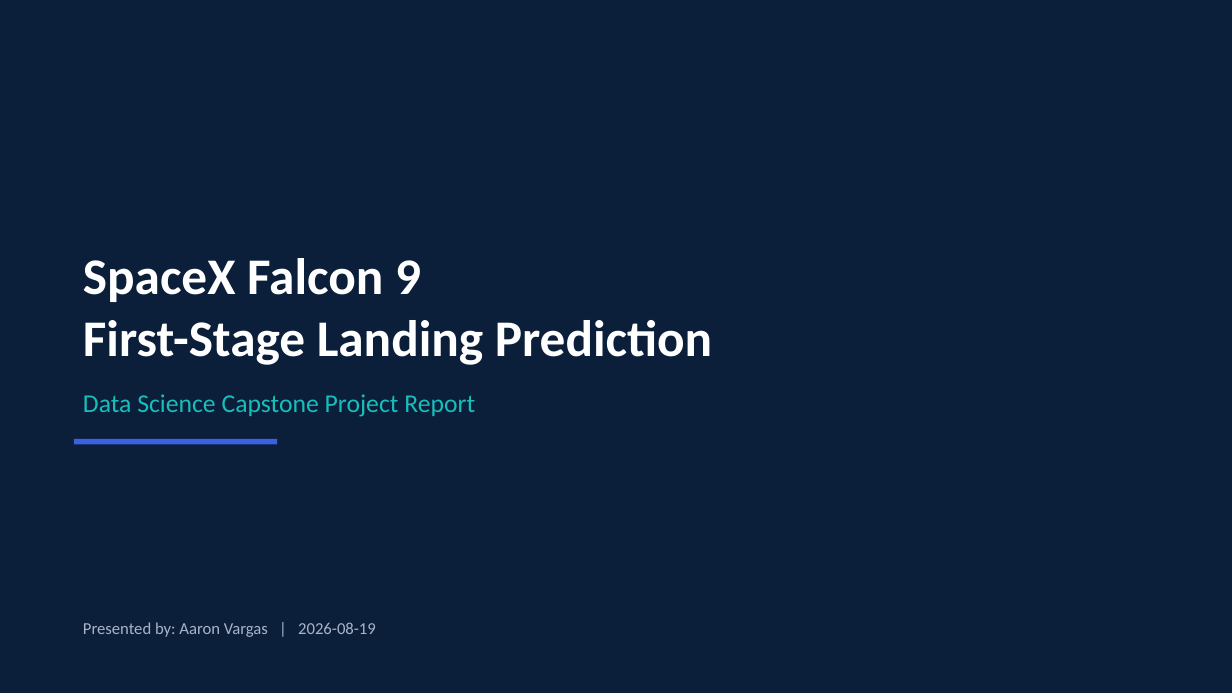
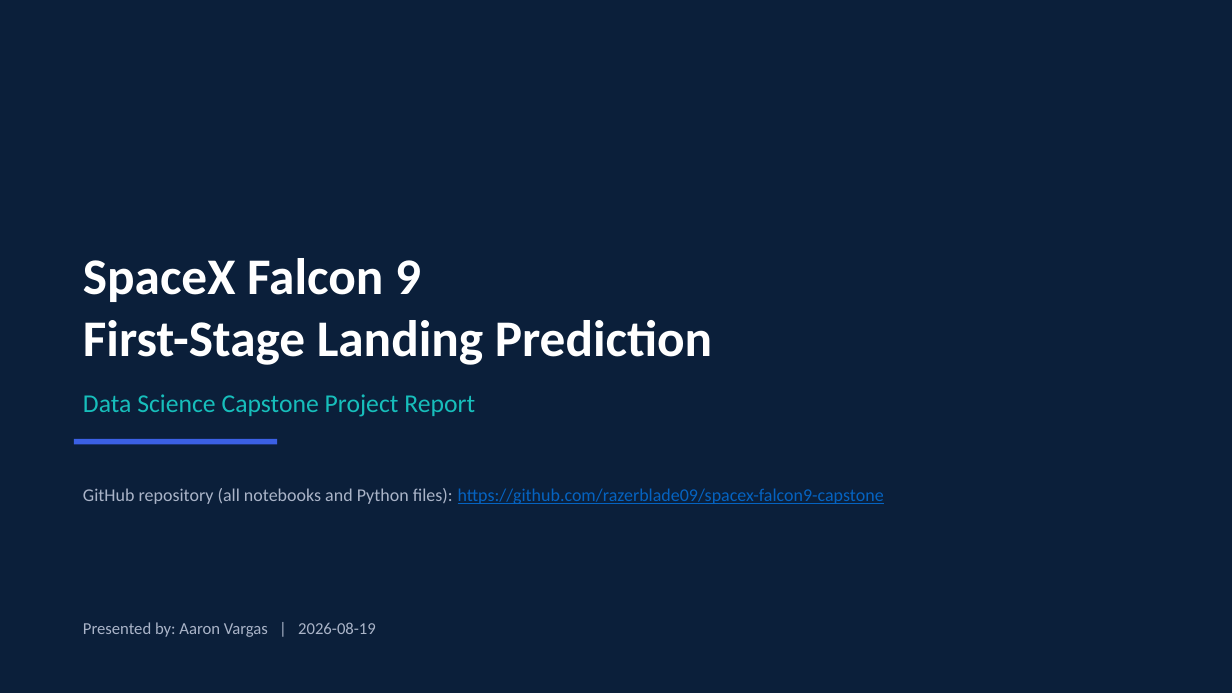
Before and after one commit to razerblade09/spacex-falcon9-capstone, a slide deck: slide 1 of Data_Science_Capstone_Presentation.pptx. Drawn at 1232x693 pixels with LibreOffice and Linux fonts; fonts in the diff are those of the drawing. Boxes give left, top, right and bottom in pixels: in the first picture for what was removed or moved away, otherwise in the second. Text is boxed around its words. In the diff, an @@ line names an element or a change of style, - is before the commit and + after.

```diff
--- a/Data_Science_Capstone_Presentation.pptx
+++ b/Data_Science_Capstone_Presentation.pptx
@@ text added at bbox=[83, 488, 884, 504], 14 pt, text #0563C1, underline @@
+GitHub repository (all notebooks and Python files): https://github.com/razerblade09/spacex-falcon9-capstone
```
Also in this commit, not shown: 8 other files.
